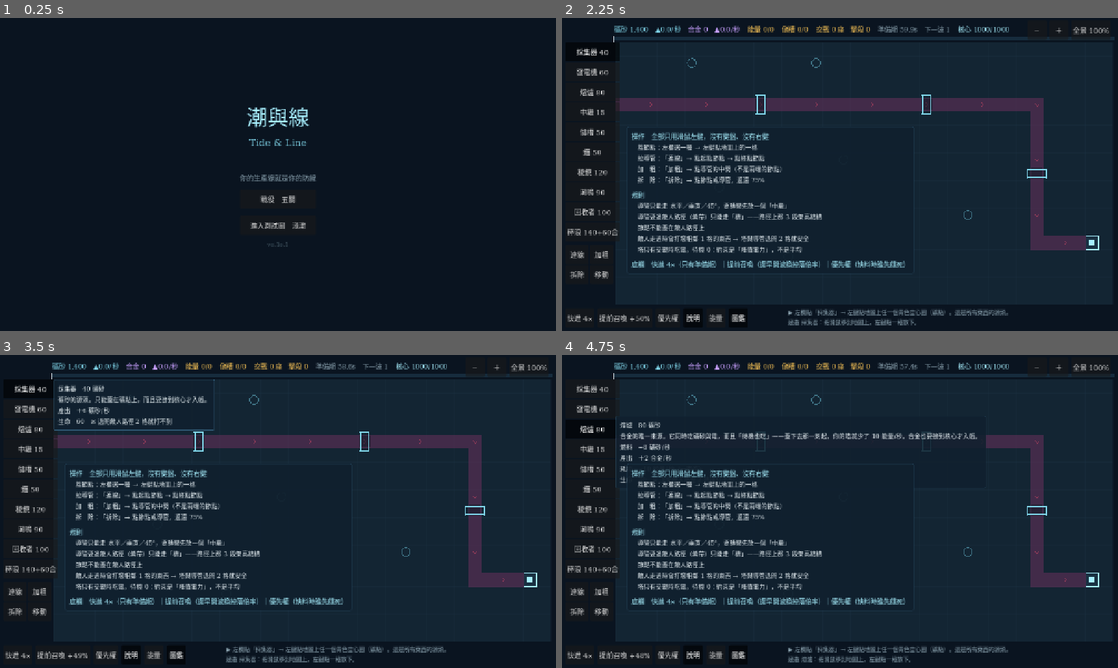
Above: before the commit, frames 1-4 (two rows, left to right).
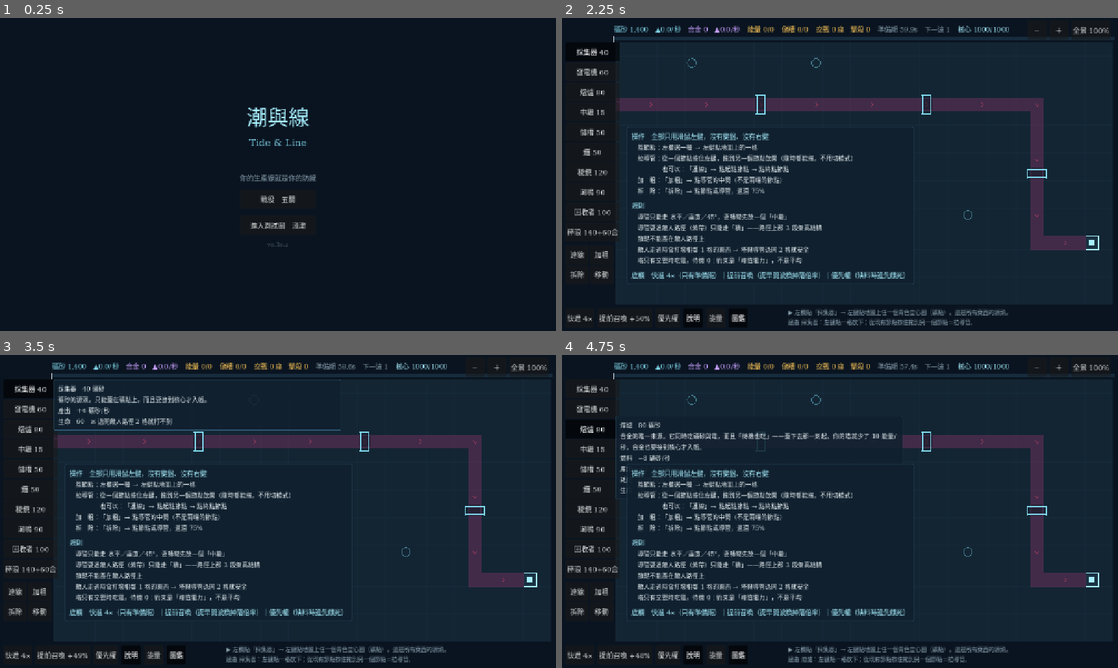
Above: after the commit, the same moments.

Repository: XiaoLin-001/TheGame
Game: Godot game, scene res://scenes/Main.tscn
Same seed, same stepped clock (60 frames per second), same inputs: the game is played once before the commit and once after it.
Inputs:
- Up to frame 1 (0.25 s): no input
- Up to frame 2 (2.25 s): click "戰役 五關" at 0.5 s; click "返回標題" at 1.25 s; click "進入測試圖 淺灘" at 2 s
- Up to frame 3 (3.5 s): click "採集器 40" at 2.75 s
- Up to frame 4 (4.75 s): click "發電機 60" at 3.5 s; click "熔爐 80" at 4.25 s

The runs differ from the first frame. In frame 1, less than 0.1% of the frame differs, in the area x 51-52%, y 71-72%; in frame 2, 5.3%; in frame 3, 5.4%; in frame 4, 6.3%, in the area x 9-77%, y 19-99%.

Commit message:
B1.6.2 操作手感：拖曳拉線（VERSION 0.10.2）
真正的建造節奏是「蓋一個 → 接一條」交替（第 1 關的參考解就是 6 蓋 6 接），
舊路徑每接一條都要往返左欄切模式——光第 1 關就是 10 次無決策的模式切換。

- 建造／連線模式下，從既有節點按住左鍵拖到另一個節點放開 = 拉導管。
  作法是按在節點上時把該次點擊延到放開才判定，所以「連線」的兩次點擊完全沒變。
- 拖曳起點用獨立的 _drag_from，不共用 _connect_from（共用會把已選好的起點蓋掉）。
- 提示列、_next_step() 三條指引、局內「說明」面板全部改口徑。
- GDD §3.2 本來就寫著「拖到目標節點」——這是把程式碼補回設計文件。

順手修掉本批截圖抓到的浮層重疊：圖鑑的 Label 不設寬度會長到 850px，
從 x=124 蓋掉 x=870 的能量收支。限寬 640 + 自動換行，並升級成斷言。

驗證：TL_CLICKTEST 新增 drag_wire（全程停在建造模式，合成按下→移動→放開）；
8 支測試 782 項全過；五關參考解全部通關；平衡基準 won/1000/41/51.6 未動。

Co-Authored-By: Claude Opus 5 <noreply@anthropic.com>

Diff:
--- a/godot/scripts/core/GameState.gd
+++ b/godot/scripts/core/GameState.gd
@@ -10,7 +10,7 @@
 ## `0.<全域批次序號>.<修補>`。**批次編號就編在版本號裡**，所以這裡不再另存一個
 ## `BATCH` 字串——B0.6 與 B0.6.1 連續兩批都忘了同步它，標題畫面掛著 `B0.5` 三天。
 ## 兩個必須手動保持一致的常數，遲早會不一致；批次名稱在 `CHANGELOG.md` 與 git log。
-const VERSION := "0.10.1"
+const VERSION := "0.10.2"
 
 const GAME_NAME := "潮與線"
 const GAME_NAME_EN := "Tide & Line"
--- a/godot/scripts/screens/Battle.gd
+++ b/godot/scripts/screens/Battle.gd
@@ -74,6 +74,9 @@
 var _mode: int = Mode.BUILD
 var _build_type: String = "extractor"
 var _connect_from: Vector2i = Vector2i(-1, -1)
+## ★ 拖曳拉線的起點（B1.6.2）。**和 `_connect_from` 分開放**：兩者共用一個
+## 變數的話，「連線模式已經選好起點 A、玩家又從 B 開始拖」會把 A 悄悄蓋掉。
+var _drag_from: Vector2i = Vector2i(-1, -1)
 var _hover: Vector2i = Vector2i(-999, -999)
 var _accum: float = 0.0
 var _message: String = ""
@@ -293,6 +296,21 @@
 		await get_tree().process_frame
 	var short_diag: int = s.conduit_near(Vector2(6.5, 12.5))
 	var upgraded: bool = short_diag >= 0 and int((s.conduits[short_diag])["level"]) == 1
+
+	# ★ 拖曳拉線（B1.6.2）：**全程停在建造模式**，一次都不碰「連線」鈕。
+	#   會壞的地方有兩個——按下時沒把起點記起來、放開的事件沒被路由到——
+	#   而兩個都只有真的送出「按下 → 移動 → 放開」三顆事件才驗得出來。
+	_press(_build_buttons["relay"])
+	_click(Vector2i(3, 8))
+	_click(Vector2i(3, 11))
+	for _i in 3:
+		await get_tree().process_frame
+	var wires_before: int = s.conduits.size()
+	_drag(Vector2i(3, 8), Vector2i(3, 11))
+	for _i in 3:
+		await get_tree().process_frame
+	var dragged: bool = s.conduits.size() == wires_before + 1 and _mode == Mode.BUILD
+
 	_press(_mode_buttons[Mode.CONNECT])
 
 	# 留一個懸而未決的起點，讓八條方向導引與「連不成」的橙色預覽線入鏡。
@@ -322,7 +340,12 @@
 		_energy_panel.visible and (_energy_rows["net"] as Label).text != ""
 		and _energy_rows.has("smelt")
 	)
-	var codex_ok: bool = _codex_panel.visible and _codex_label.text.contains("熔爐")
+	# 圖鑑與能量是兩顆各自獨立的開關 → 玩家可以同時開。所以「不互相蓋掉」
+	# 和優先權面板一樣是斷言，不是希望（B1.6.2 的截圖上抓到它們疊在一起）。
+	var codex_ok: bool = (
+		_codex_panel.visible and _codex_label.text.contains("熔爐")
+		and _codex_panel.position.x + _codex_panel.size.x <= _energy_panel.position.x
+	)
 	# 優先權面板 9 列雙欄：整張表要留在畫面內，且不得蓋掉能量面板。
 	var prio_ok: bool = (
 		_prio_panel.size.y > 0.0
@@ -336,12 +359,12 @@
 	var view_ok := await _view_selftest()
 
 	var ok: bool = (
-		placed and rejected and diag_placed and wired and upgraded
+		placed and rejected and diag_placed and wired and upgraded and dragged
 		and reachable and alloy_gated and energy_ok and codex_ok and prio_ok
 		and view_ok
 	)
-	print("[TL_CLICKTEST] place=%s reject_path=%s diag_node=%s diag_conduit=%s diag_upgrade=%s last_btn=%s alloy_gate=%s energy=%s codex=%s prio=%s view=%s → %s" % [
-		placed, rejected, diag_placed, wired, upgraded, reachable, alloy_gated,
+	print("[TL_CLICKTEST] place=%s reject_path=%s diag_node=%s diag_conduit=%s diag_upgrade=%s drag_wire=%s last_btn=%s alloy_gate=%s energy=%s codex=%s prio=%s view=%s → %s" % [
+		placed, rejected, diag_placed, wired, upgraded, dragged, reachable, alloy_gated,
 		energy_ok, codex_ok, prio_ok, view_ok, "PASS" if ok else "FAIL"
 	])
 	# 同時給 `TL_SHOT` 時不退出，把畫面交給截圖鉤子——**有些狀態只有互動才到得了**
@@ -414,6 +437,27 @@
 ## 這支自檢會點到旁邊那一格去，而畫面上一切看起來都正常。
 func _click(cell: Vector2i) -> void:
 	_click_at(_to_screen(_center(cell)))
+
+
+## 合成一次拖曳：在 `a` 按下、移動到 `b`、在 `b` 放開。
+func _drag(a: Vector2i, b: Vector2i) -> void:
+	Input.use_accumulated_input = false
+	for step: Array in [[_to_screen(_center(a)), true], [_to_screen(_center(b)), false]]:
+		var at: Vector2 = step[0]
+		var down: bool = step[1]
+		var mm := InputEventMouseMotion.new()
+		mm.position = at
+		mm.global_position = at
+		# 按下前那一次移動還沒有人壓著鍵；移動到終點時鍵是壓著的。
+		mm.button_mask = 0 if down else MOUSE_BUTTON_MASK_LEFT
+		Input.parse_input_event(mm)
+		var ev := InputEventMouseButton.new()
+		ev.button_index = MOUSE_BUTTON_LEFT
+		ev.pressed = down
+		ev.button_mask = MOUSE_BUTTON_MASK_LEFT if down else 0
+		ev.position = at
+		ev.global_position = at
+		Input.parse_input_event(ev)
 
 
 ## 像素座標版。**加粗要點的是兩個節點「之間」**，那不是任何一格的中心。
@@ -490,7 +534,11 @@
 			_refresh_hint()
 		return
 	var mb := event as InputEventMouseButton
-	if mb == null or not mb.pressed:
+	if mb == null:
+		return
+	if not mb.pressed:
+		if mb.button_index == MOUSE_BUTTON_LEFT:
+			_release(mb.position)
 		return
 	# 滾輪縮放是桌面的便利，不是唯一的路：底欄有 ＋／−／全景 三顆鈕（P3）。
 	if mb.button_index == MOUSE_BUTTON_WHEEL_UP:
@@ -501,8 +549,43 @@
 		return
 	if mb.button_index != MOUSE_BUTTON_LEFT:
 		return
-	_act(_cell_at(mb.position), _point_at(mb.position))
+	# ★ 從節點上按下先不動作，等放開才決定（B1.6.2）：放開在同一格＝一次普通點擊，
+	#   放開在另一個節點上＝拉一條導管。這樣「蓋一個 → 接一條 → 蓋一個 → 接一條」
+	#   不用每一步都往返左欄切模式——第 1 關的參考解就是 6 蓋 6 接交替，
+	#   舊路徑要切 10 次模式，而那 10 次沒有任何一次是決策。
+	var c := _cell_at(mb.position)
+	if (_mode == Mode.BUILD or _mode == Mode.CONNECT) and not s.node_at(c).is_empty():
+		_drag_from = c
+		queue_redraw()
+		_refresh_hint()
+		return
+	_act(c, _point_at(mb.position))
 	_refresh_hint()
+
+
+## 左鍵放開。只有「按下時停在某個節點上」的那條路徑會走到這裡。
+func _release(pos: Vector2) -> void:
+	if _drag_from.x < 0:
+		return
+	var from := _drag_from
+	_drag_from = Vector2i(-1, -1)
+	var to := _cell_at(pos)
+	if to != from and not s.node_at(to).is_empty():
+		_message = _text_of(BuildController.lay_conduit(s, from, to))
+		_connect_from = Vector2i(-1, -1)   # 拖曳成功就當這一輪連線結束
+	elif _mode == Mode.CONNECT:
+		_act(from, Vector2(from))          # 退回兩次點擊：這一下是在選起點／終點
+	else:
+		# 建造模式點在既有節點上。**不要回「這一格已經有東西了」**——
+		# 那句話對玩家沒有下一步；這裡正是教會拖曳這個手勢最好的時機。
+		_message = "從這個節點按住往另一個節點拖，就能拉一條導管（不用切「連線」）。"
+	_refresh_hint()
+	queue_redraw()
+
+
+## 目前這條「待連線」的起點：拖曳中以拖曳起點為準，否則是連線模式選好的起點。
+func _line_from() -> Vector2i:
+	return _drag_from if _drag_from.x >= 0 else _connect_from
 
 
 ## `point` 是**格為單位的浮點座標**（整數＝格中心）。加粗與拆除要用它才點得準：
@@ -1066,17 +1149,18 @@
 			)
 	else:
 		draw_rect(Rect2(p, g), Palette.BORDER_STRONG, false, 2.0)
-	if _connect_from.x >= 0:
-		draw_rect(Rect2(_world(_connect_from), g), Palette.ORDER_BRIGHT, false, 2.0)
-		_draw_connect_guides()
+	var cf := _line_from()
+	if cf.x >= 0:
+		draw_rect(Rect2(_world(cf), g), Palette.ORDER_BRIGHT, false, 2.0)
+		_draw_connect_guides(cf)
 		# ★ 預覽線依**合法性**上色。B0.7.2 之前不管連不連得成都畫一條亮線，
 		#   那是在畫一條不可能存在的導管——玩家只能點下去才知道不行。
 		var code: String = Build.can_connect(
-		s.sets, s.conduit_keys(), _connect_from, _hover, s.conduit_cells()
+		s.sets, s.conduit_keys(), cf, _hover, s.conduit_cells()
 	)
 		var legal: bool = code == Build.OK and not s.node_at(_hover).is_empty()
 		draw_line(
-			_center(_connect_from), _center(_hover),
+			_center(cf), _center(_hover),
 			Palette.alpha(Palette.OK_GREEN if legal else Palette.WARN_ORANGE, 0.7), 2.0
 		)
 
@@ -1087,18 +1171,18 @@
 ## 網格上找出正斜角**（要 |dx| 恰好等於 |dy|）。一條規則如果只能靠試錯才知道
 ## 自己有沒有踩中，那它在體感上就等於壞掉。把八條合法方向直接畫出來，
 ## 「45°」從一句文字變成畫面上看得到的四條斜線。
-func _draw_connect_guides() -> void:
-	var from := _center(_connect_from)
+func _draw_connect_guides(anchor: Vector2i) -> void:
+	var from := _center(anchor)
 	var col := Palette.alpha(Palette.ORDER_DIM, 0.5)
 	var size: Vector2i = s.map["size"]
 	for d: Vector2i in [
 		Vector2i(1, 0), Vector2i(-1, 0), Vector2i(0, 1), Vector2i(0, -1),
 		Vector2i(1, 1), Vector2i(1, -1), Vector2i(-1, 1), Vector2i(-1, -1)
 	]:
-		var end := _connect_from
+		var end := anchor
 		while _in_map(end + d):
 			end += d
-		if end != _connect_from:
+		if end != anchor:
 			draw_line(from, _center(end), col, 1.0)
 
 
@@ -1339,7 +1423,8 @@
 	for line: String in [
 		"操作　全部只用滑鼠左鍵，沒有鍵盤、沒有右鍵",
 		"　蓋節點：左欄選一種 → 左鍵點地圖上的一格",
-		"　拉導管：「連線」→ 點起點節點 → 點終點節點",
+		"　拉導管：從一個節點按住左鍵，拖到另一個節點放開（隨時都能拖，不用切模式）",
+		"　　　　　也可以：「連線」→ 點起點節點 → 點終點節點",
 		"　加　粗：「加粗」→ 點導管的中間（不是兩端的節點）",
 		"　拆　除：「拆除」→ 點節點或導管，返還 75%",
 		"",
@@ -1500,6 +1585,10 @@
 	var box := UiKit.panel(0.88)
 	box.visible = false
 	_codex_label = UiKit.label("", 14, Palette.TEXT_PRIMARY, false)
+	# ★ 不設寬度的話它會長到最長那一行那麼寬（熔爐那一行 850px），
+	#   從 x=124 一路蓋掉 x=870 的能量面板——兩個浮層同時開就疊在一起。
+	_codex_label.custom_minimum_size.x = 640.0
+	_codex_label.autowrap_mode = TextServer.AUTOWRAP_WORD_SMART
 	box.add_child(_codex_label)
 	add_child(box)
 	_codex_panel = box
@@ -1600,6 +1689,7 @@
 	_mode = Mode.BUILD
 	_build_type = type
 	_connect_from = Vector2i(-1, -1)
+	_drag_from = Vector2i(-1, -1)
 	_message = ""
 	_refresh_hint()
 
@@ -1607,6 +1697,7 @@
 func _on_mode(mode: int) -> void:
 	_mode = mode
 	_connect_from = Vector2i(-1, -1)
+	_drag_from = Vector2i(-1, -1)
 	_message = ""
 	_refresh_hint()
 
@@ -1822,19 +1913,26 @@
 	# B0.7 原本讓預覽「取代」下一步，於是玩家把滑鼠移到地圖上——正是最需要
 	# 指引的那一刻——指引就消失了。使用者實玩後的第一句話是「你沒教我怎麼操作」。
 	var parts: Array[String] = []
+	# 拖曳中就只講這一條線連不連得成——這時玩家問的問題只有那一個。
+	if _drag_from.x >= 0:
+		_hint.text = "▶ %s\n%s" % [
+			"放開在另一個節點上就拉出一條導管；放開在空地／原地則取消。",
+			_connect_hint() if _in_map(_hover) else "",
+		]
+		return
 	match _mode:
 		Mode.BUILD:
 			if _in_map(_hover):
 				parts.append_array(BuildController.preview_place(s, _build_type, _hover)["lines"])
 			else:
-				parts.append("建造 %s：把滑鼠移到地圖上，左鍵點一格放下。" % NodeDefs.label(_build_type))
+				parts.append("建造 %s：左鍵點一格放下；從既有節點按住拖到另一個節點＝拉導管。" % NodeDefs.label(_build_type))
 		Mode.CONNECT:
 			if _connect_from.x >= 0 and _in_map(_hover):
 				# 起點選好之後就逐格回報「這一條連不連得成、為什麼」，
 				# 不必點下去才知道（八條導引線同時畫在地圖上）。
 				parts.append(_connect_hint())
 			else:
-				parts.append("連線：左鍵點「起點節點」，再點「終點節點」。只能走水平／垂直／45°，轉彎要先放中繼；過敵人路徑只能走橋。")
+				parts.append("連線：從一個節點按住拖到另一個節點（或點兩次）。只能走水平／垂直／45°，轉彎要先放中繼；過敵人路徑只能走橋。")
 		Mode.UPGRADE:
 			parts.append("加粗：左鍵點一段導管的「中間」（不是兩端的節點）。每級 +6 吞吐，上限 3 級（→28）。1 級 20 礦砂；2 級 40 礦砂＋20 合金；3 級 60 礦砂＋50 合金。")
 		Mode.DEMOLISH:
@@ -1860,13 +1958,13 @@
 	if s.count_of("extractor") == 0:
 		return "左欄點「採集器」→ 左鍵點地圖上任一個青色空心圓（礦點）。這是所有東西的源頭。"
 	if float(s.rates["ore_in"]) <= 0.0:
-		return "礦砂要「送達核心」才入帳：左欄點「連線」→ 點採集器 → 點下一個節點，一路接到右下角的核心。"
+		return "礦砂要「送達核心」才入帳：從採集器按住左鍵，拖到下一個節點放開，一路接到右下角的核心。"
 	if s.count_of("generator") == 0:
-		return "有礦砂了（看頂欄 ▲/秒）。左欄點「發電機」蓋一台，再用「連線」把礦砂線接給它：4 礦砂/秒 → 20 能量/秒。"
+		return "有礦砂了（看頂欄 ▲/秒）。左欄點「發電機」蓋一台，再從採集器拖一條線給它：4 礦砂/秒 → 20 能量/秒。"
 	if _towers() == 0:
 		return "電有了。左欄點「錨」（最便宜的塔）蓋在「離紫色路徑 2 格以上」的地方——貼太近會被走過的敵人打壞。"
 	if _unpowered_tower():
-		return "那座塔還沒接進電網，交戰時一發都打不出：左欄點「連線」，把它接到發電機那一側。"
+		return "那座塔還沒接進電網，交戰時一發都打不出：從那座塔按住拖到發電機那一側的節點。"
 	# 合金是第三資源，但它排在「防線先站得住」之後才提——B0.7 的教訓是
 	# 提示列一次只能給一件事做，塞第二條路線只會讓玩家兩件都不做。
 	#
@@ -1877,7 +1975,7 @@
 			"、或蓋「碎浪」" if _buildable().has("breaker") else ""
 		)
 	if s.count_of("smelter") > 0 and float(s.rates["alloy_in"]) <= 0.0:
-		return "熔爐產的合金也要「送達核心」才入帳：用「連線」把熔爐一路接到核心，同時它的礦砂與電也都要接得到。"
+		return "熔爐產的合金也要「送達核心」才入帳：從熔爐拖一條線出去，一路接到核心；同時它的礦砂與電也都要接得到。"
 	if s.phase == "prep":
 		return "都齊了。等倒數跑完自動開波，或按「提前召喚」提早開——倒數剩越多，這一波掉落倍率越高。"
 	return "波次進行中：盯著頂端能量條，橙色那截就是餵不飽的部分；節點上的橙色倒三角＝這個缺料。"
@@ -1888,20 +1986,21 @@
 func _connect_hint() -> String:
 	if s.node_at(_hover).is_empty():
 		return "終點也要是一個節點（先在那裡蓋一個「中繼」）。"
+	var cf := _line_from()
 	var code: String = Build.can_connect(
-		s.sets, s.conduit_keys(), _connect_from, _hover, s.conduit_cells()
+		s.sets, s.conduit_keys(), cf, _hover, s.conduit_cells()
 	)
 	if code == Build.NOT_STRAIGHT:
-		var d: Vector2i = _hover - _connect_from
+		var d: Vector2i = _hover - cf
 		return "✕ 不是直線：橫 %d 直 %d。要走 45° 兩邊得一樣長；否則先放一個「中繼」轉彎。" % [
 			absi(d.x), absi(d.y)
 		]
 	if code != Build.OK:
 		return "✕ " + BuildController.reason_text(code)
-	var cost := Build.conduit_cost(_connect_from, _hover)
+	var cost := Build.conduit_cost(cf, _hover)
 	var afford := "" if s.ore >= float(cost) else "　（礦砂不夠）"
 	return "✔ 可連：%s → %s，%d 礦砂%s" % [
-		_label_at(_connect_from), _label_at(_hover), cost, afford
+		_label_at(cf), _label_at(_hover), cost, afford
 	]
 
 
Not shown, changed: CHANGELOG.md
Not shown, changed: docs/10_GDD.md
Not shown, changed: docs/40_PRODUCTION_PLAN.md
Not shown, changed: docs/50_QA_PLAN.md
